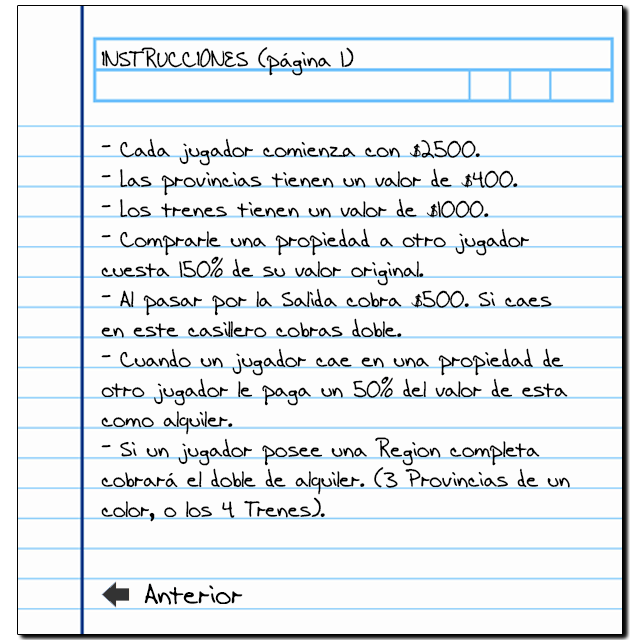
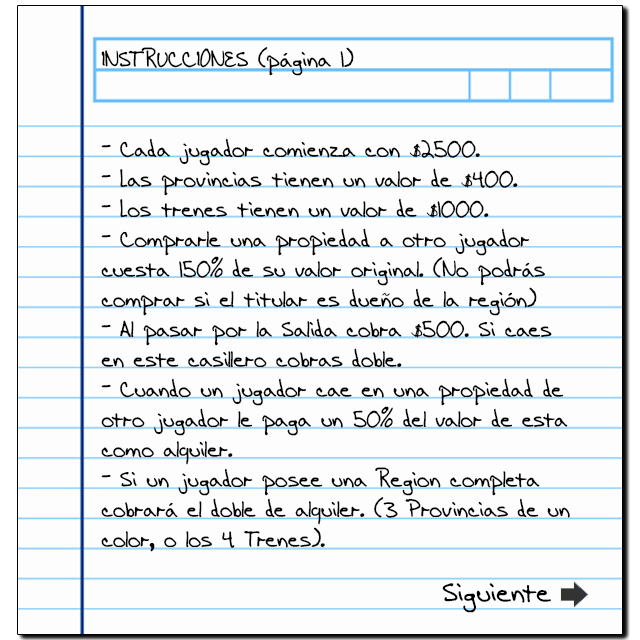
Two versions of the same layered image (640 x 640). Layer-by-layer changes:
showed "Siguiente" over [442, 583, 551, 613]
hid "Anterior" over [144, 583, 243, 605]
showed "FlechaDerecha" over [560, 581, 589, 608]
hid "FlechaIzquierda" over [101, 581, 130, 608]
painted on "Instrucciones1" over [101, 257, 570, 552]
